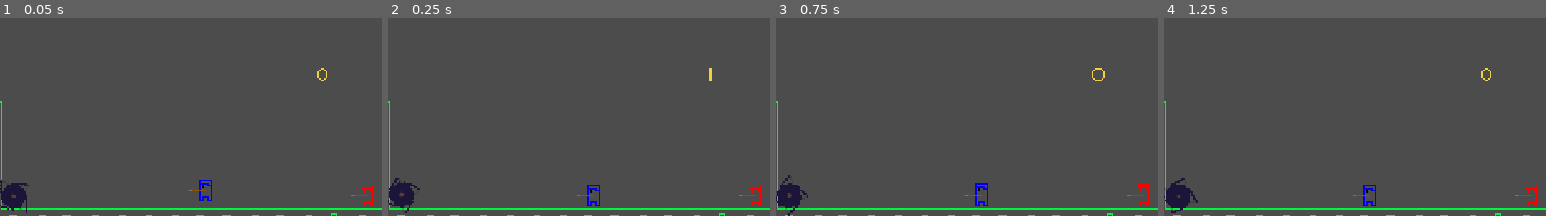
Above: before the commit, frames 1-4 (left to right).
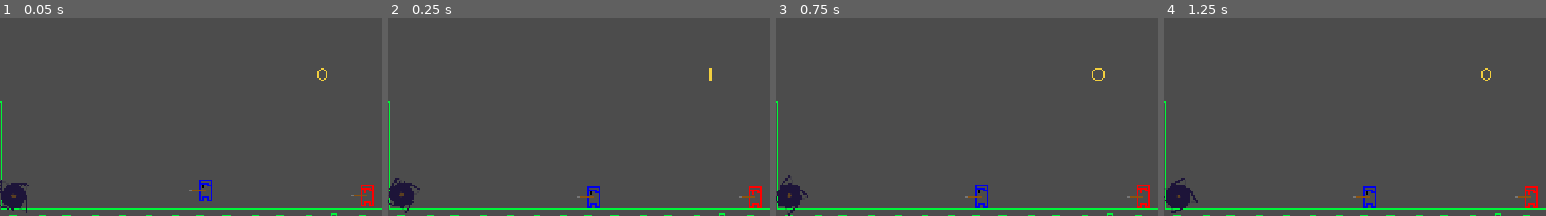
Above: after the commit, the same moments.

Repository: FoxRox87/Platformer2
Game: Godot game, scene res://Levels/Level01.tscn
Two runs of this game, one before a commit and one after it. Both use one fixed random seed, a clock stepped at 60 frames per second and the inputs below. Sound files missing from this copy of the repository are replaced by a short silence.
Inputs:
- Up to frame 1 (0.05 s): no input
- Up to frame 2 (0.25 s): no input
- Up to frame 3 (0.75 s): tap Enter at 0.5 s
- Up to frame 4 (1.25 s): no input
The pictures show only the part of the screen within x 8-58%, y 37-87%; the shares and areas given below are measured in that part.

Frame 1 is identical in both runs. In frame 2, 0.4% of the frame differs, in the area x 49-98%, y 84-96%; in frame 3, 0.4%, in the area x 49-98%, y 83-96%; in frame 4, 0.4%.

Commit message:
Fixed pushback

Diff:
--- a/Objects/Player.gd
+++ b/Objects/Player.gd
@@ -42,12 +42,12 @@
 		change_animation()
 
 func bounce_left():
-	velocity.x -= push_back.x
-	velocity.y += push_back.y
+	velocity.x = -push_back.x
+	velocity.y = push_back.y
 
 func bounce_right():
-	velocity.x += push_back.x
-	velocity.y += push_back.y
+	velocity.x = push_back.x
+	velocity.y = push_back.y
 
 #	elif push == true and lDirection == false:
 #		velocity.x -= push_back.x
@@ -73,11 +73,15 @@
 		lDirection = false
 
 func _on_WeaponArea_body_entered(body):
+	if body == self:
+		return
+
 	if body.is_in_group("player"):
-		if lDirection == false:
+		print (lDirection)
+		if lDirection:
+			body.bounce_left()
+		else:
 			body.bounce_right()
-		if lDirection == true:
-			body.bounce_left()
 
 #func _on_WeaponArea_area_entered(area) -> void:
 #
--- a/Objects/Player.tscn
+++ b/Objects/Player.tscn
@@ -56,12 +56,15 @@
 } ]
 
 [sub_resource type="RectangleShape2D" id=10]
-extents = Vector2( 1.30526, 6.98777 )
+extents = Vector2( 1.30526, 5.68664 )
 
 [sub_resource type="RectangleShape2D" id=11]
-extents = Vector2( 4.005, 7 )
+extents = Vector2( 3.44462, 6.48124 )
 
-[node name="Player" instance=ExtResource( 4 )]
+[node name="Player" groups=[
+"player",
+] instance=ExtResource( 4 )]
+collision_layer = 2
 script = ExtResource( 2 )
 
 [node name="AnimatedSprite" type="AnimatedSprite" parent="." index="1"]
@@ -72,7 +75,7 @@
 playing = true
 
 [node name="WeaponSprite" type="Sprite" parent="." index="2"]
-position = Vector2( 3.91939, 1.5631 )
+position = Vector2( 3.85317, 1.5631 )
 texture = ExtResource( 3 )
 
 [node name="WeaponArea" type="Area2D" parent="." index="3" groups=[
@@ -81,9 +84,11 @@
 position = Vector2( 3.91939, 2.68878 )
 
 [node name="CollisionShape2D" type="CollisionShape2D" parent="WeaponArea" index="0"]
-position = Vector2( 3.76563, -1.53255 )
+position = Vector2( 3.49807, -1.61498 )
 shape = SubResource( 10 )
 
 [node name="CollisionPlayer" type="CollisionShape2D" parent="." index="4"]
 position = Vector2( -1.32673, 1.15623 )
 shape = SubResource( 11 )
+
+[connection signal="body_entered" from="WeaponArea" to="." method="_on_WeaponArea_body_entered"]
